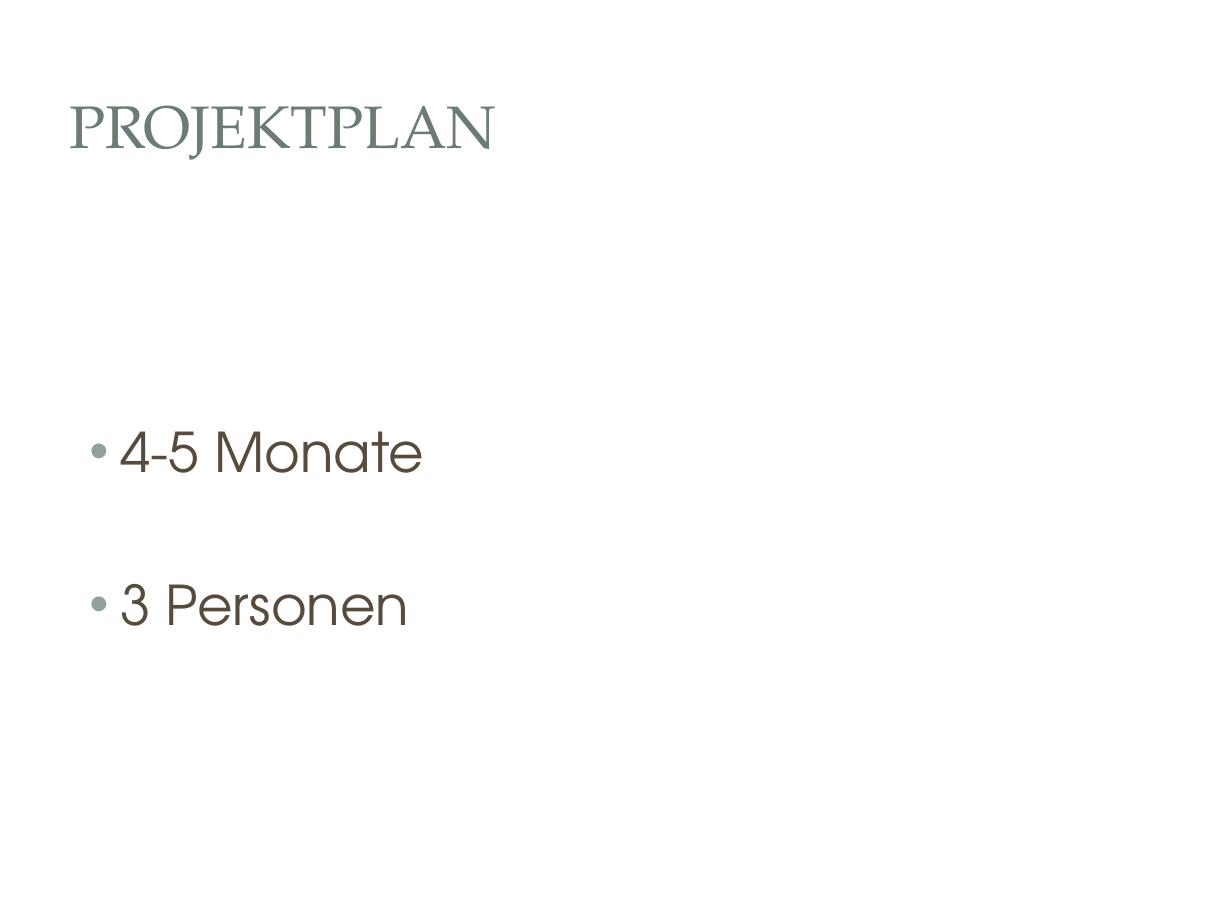
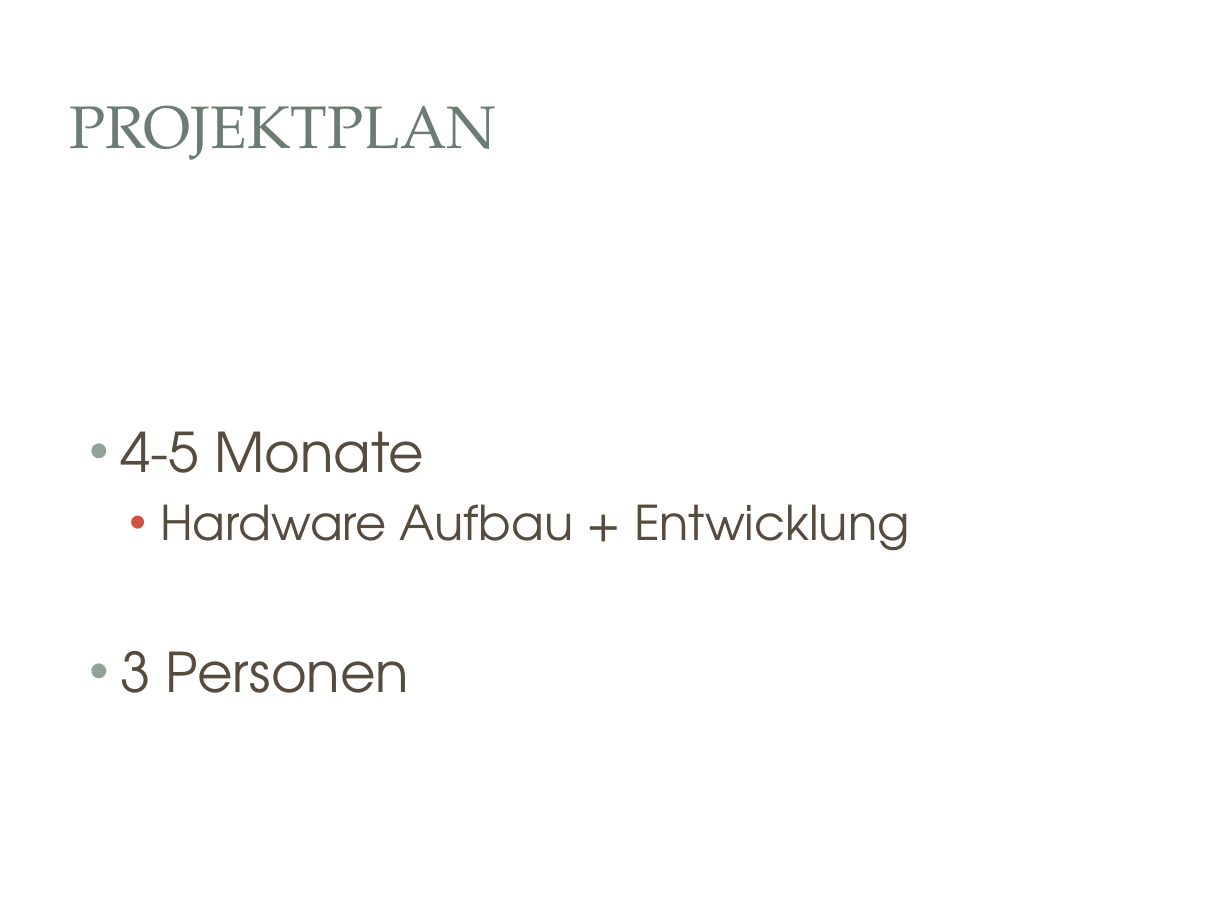
Before and after one commit to lightstalker89/MIT_SAD, a slide deck: slide 7 of 4th_sem/ak_SAD/grill_murrent/Ausgwählte Kapitel SAD.pptx. Drawn at 1232x924 pixels with LibreOffice and Linux fonts; fonts in the diff are those of the drawing; background and template pictures are left out. Boxes give left, top, right and bottom in pixels: in the first picture for what was removed or moved away, otherwise in the second. Text is boxed around its words. In the diff, an @@ line names an element or a change of style, - is before the commit and + after.

Commit message:
+) Update presentation (Grill Murrent)

```diff
--- a/4th_sem/ak_SAD/grill_murrent/Ausgwählte Kapitel SAD.pptx
+++ b/4th_sem/ak_SAD/grill_murrent/Ausgwählte Kapitel SAD.pptx
@@ text at bbox=[160, 504, 909, 551]: paragraph added @@
+  • Hardware Aufbau + Entwicklung
```
